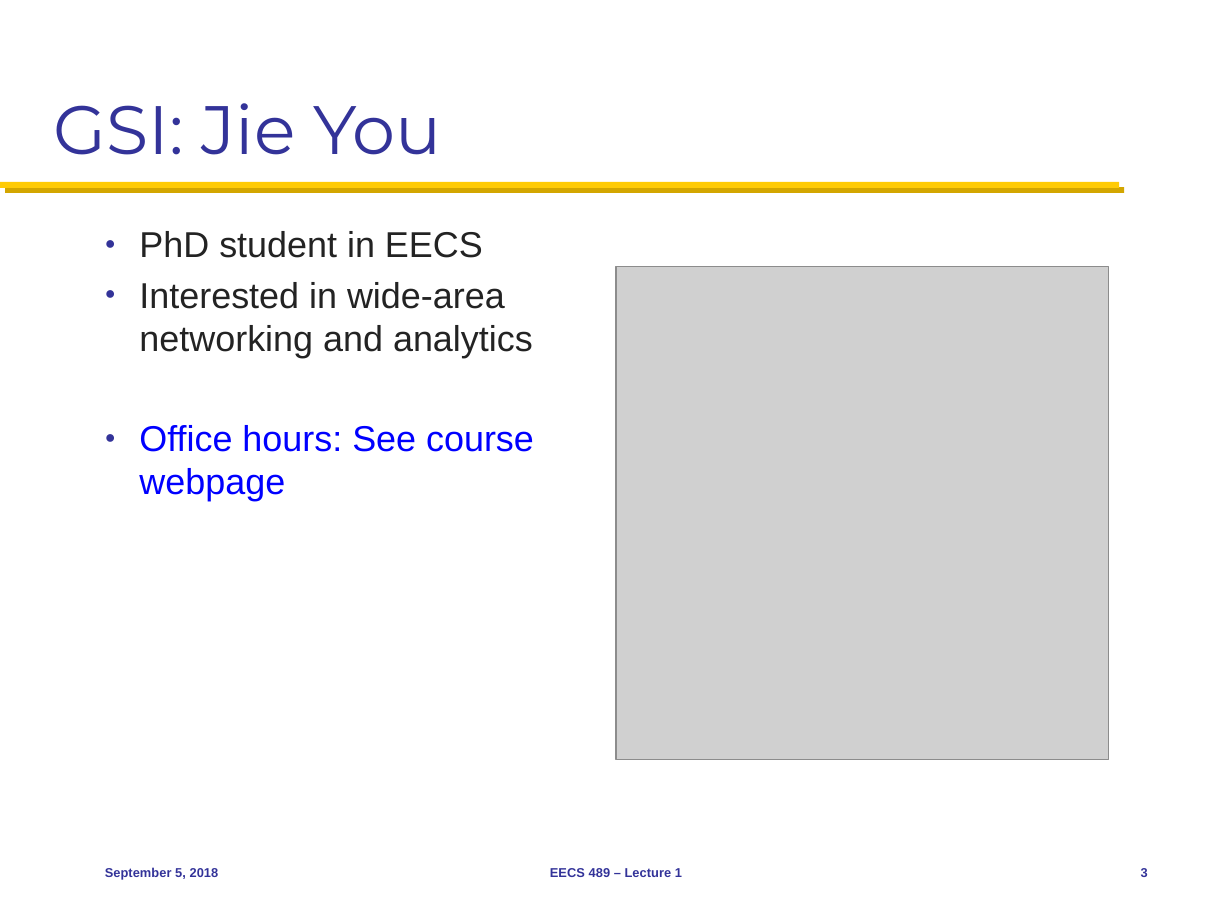
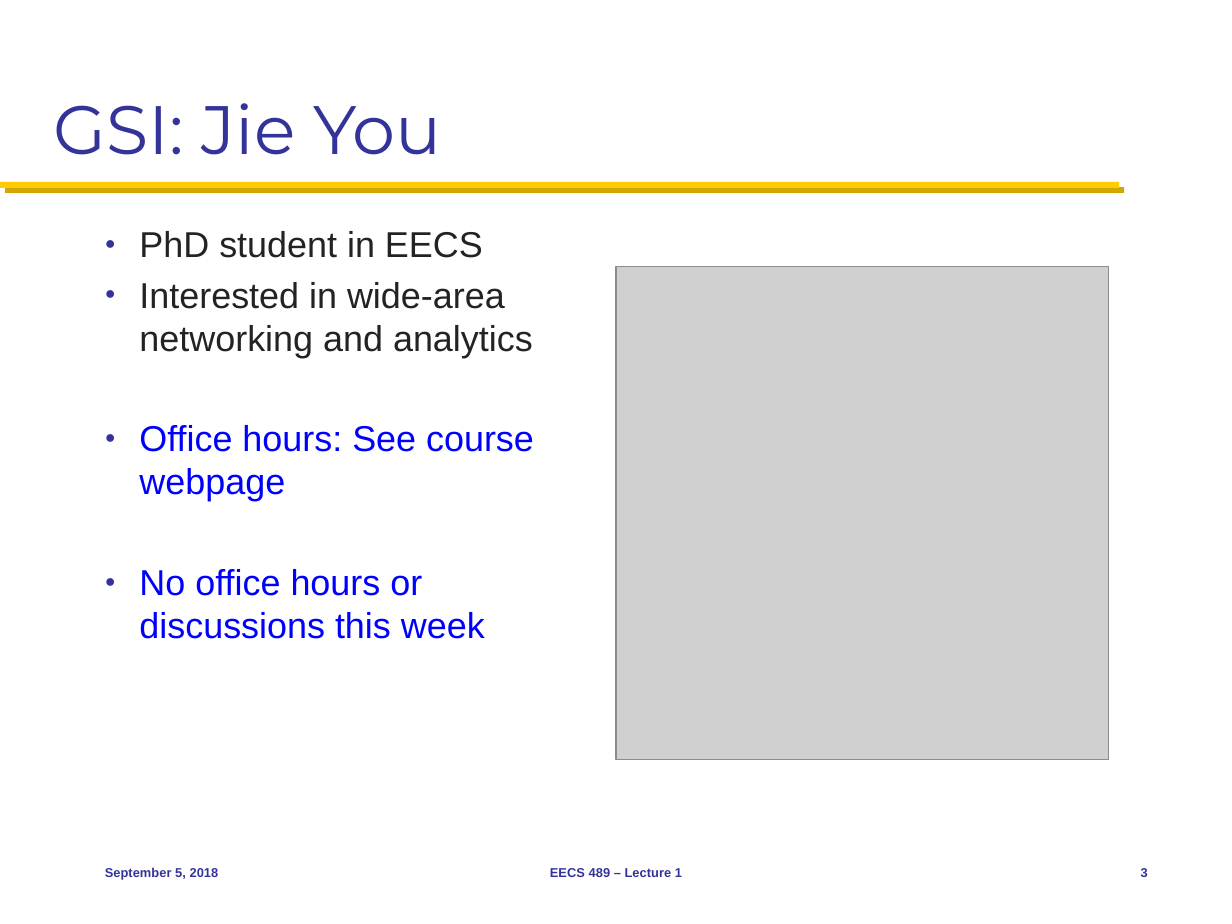
Before and after one commit to mosharaf/eecs489, a slide deck: slide 3 of Slides/090518.pptx. Drawn at 1232x924 pixels with LibreOffice and Linux fonts; fonts in the diff are those of the drawing; grey boxes stand for pictures. Boxes give left, top, right and bottom in pixels: in the first picture for what was removed or moved away, otherwise in the second. Text is boxed around its words. In the diff, an @@ line names an element or a change of style, - is before the commit and + after.

```diff
--- a/Slides/090518.pptx
+++ b/Slides/090518.pptx
@@ text at (139, 569, 485, 639): paragraph added @@
+● No office hours or discussions this week
```
Also in this commit, not shown: 2 other slides changed.
